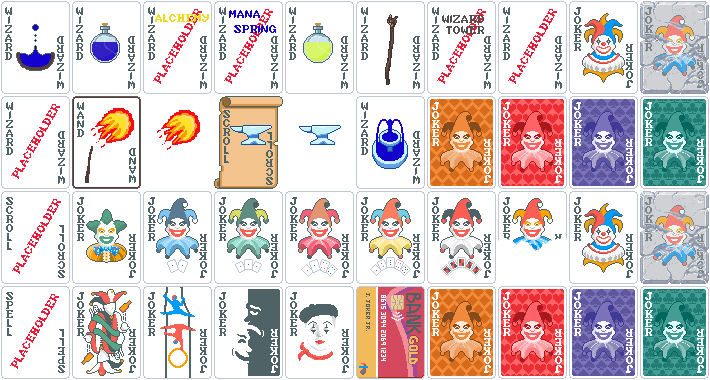
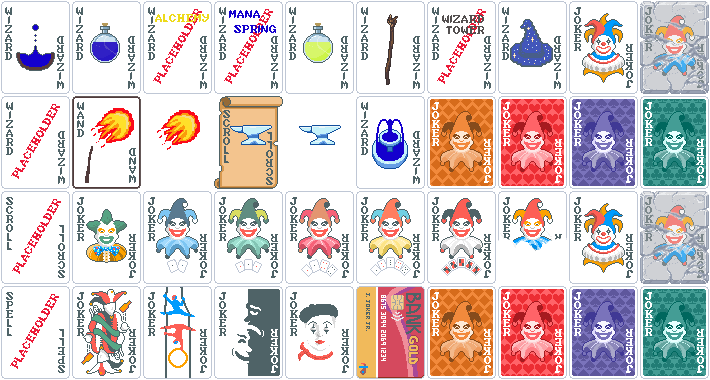
Layer changes from the first 710x380 image to the second:
added group "Astromancer" with 4 layers above "Haste Potion" over [502, 7, 562, 89]
added layer "Astromancer art border" in group "Astromancer" over [510, 19, 553, 67]
added layer "Astromancer inside art" in group "Astromancer" over [511, 20, 552, 66]
added layer "Wizard text #5" in group "Astromancer" over [502, 7, 561, 89]
added layer "Astro card back" in group "Astromancer" over [502, 7, 562, 89]
removed layer "Placeholder wizard template copy" over [502, 7, 562, 89]
